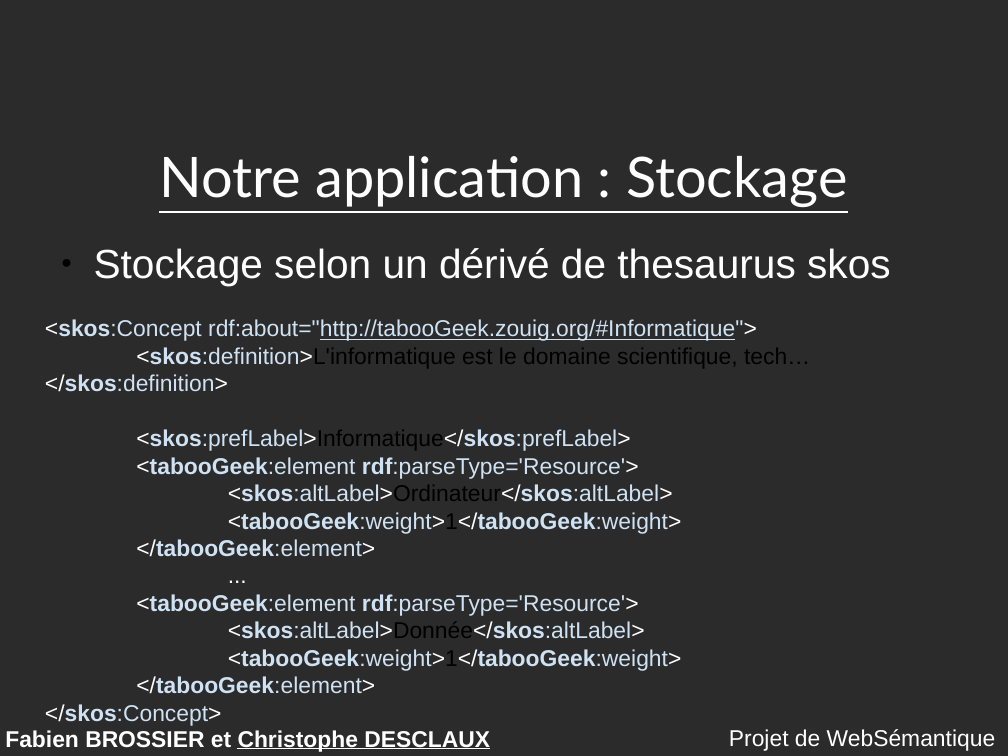
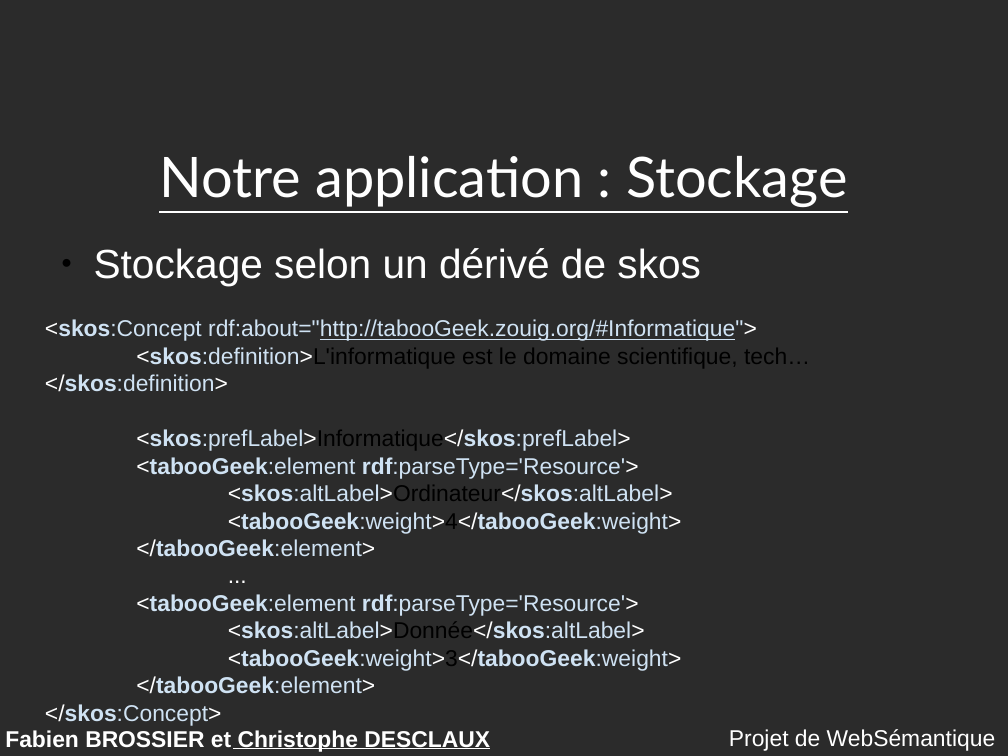
Before and after one commit to descl/TabooGeek, a slide deck: slide 14 of rapport/presentation.odp. Drawn at 1008x756 pixels with LibreOffice and Linux fonts; fonts in the diff are those of the drawing; background and template pictures are left out; a plain dark background stands for a picture behind light text. Boxes give left, top, right and bottom in pixels: in the first picture for what was removed or moved away, otherwise in the second. Text is boxed around its words. In the diff, an @@ line names an element or a change of style, - is before the commit and + after.

Commit message:
last version

```diff
--- a/rapport/presentation.odp
+++ b/rapport/presentation.odp
@@ text at [94,248,701,285]: text changed @@
-● Stockage selon un dérivé de thesaurus skos
+● Stockage selon un dérivé de skos
@@ text at [228,512,682,534]: text changed @@
-<tabooGeek:weight>1</tabooGeek:weight>
+<tabooGeek:weight>4</tabooGeek:weight>
@@ text at [228,649,682,671]: text changed @@
-<tabooGeek:weight>1</tabooGeek:weight>
+<tabooGeek:weight>3</tabooGeek:weight>
```
Also in this commit, not shown: 10 other slides changed, 4 slides added, 3 slides removed.
